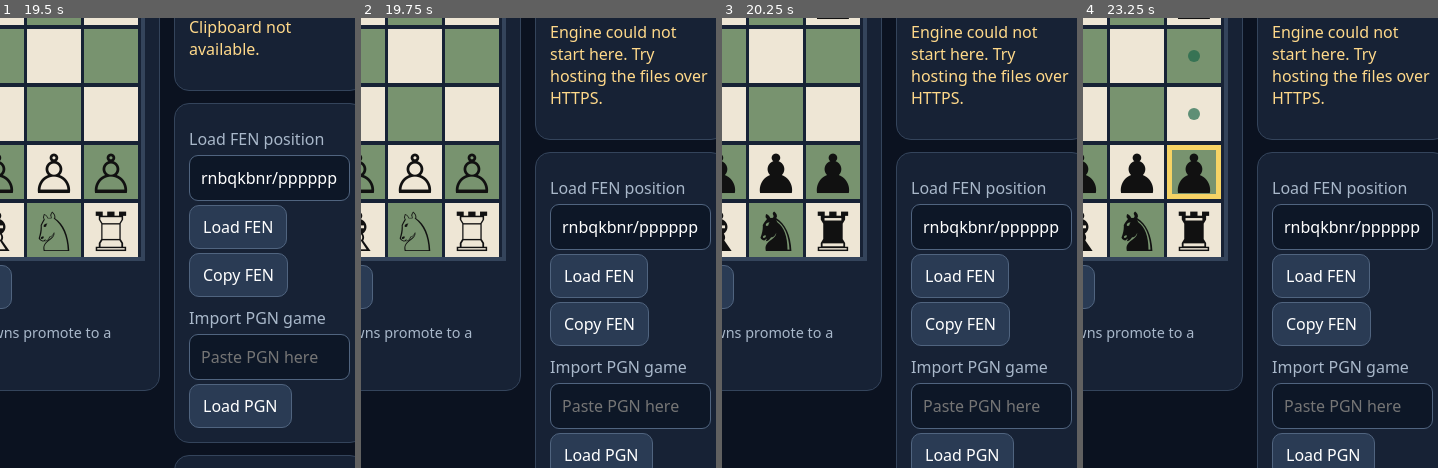
Above: before the commit, frames 1-4 (left to right).
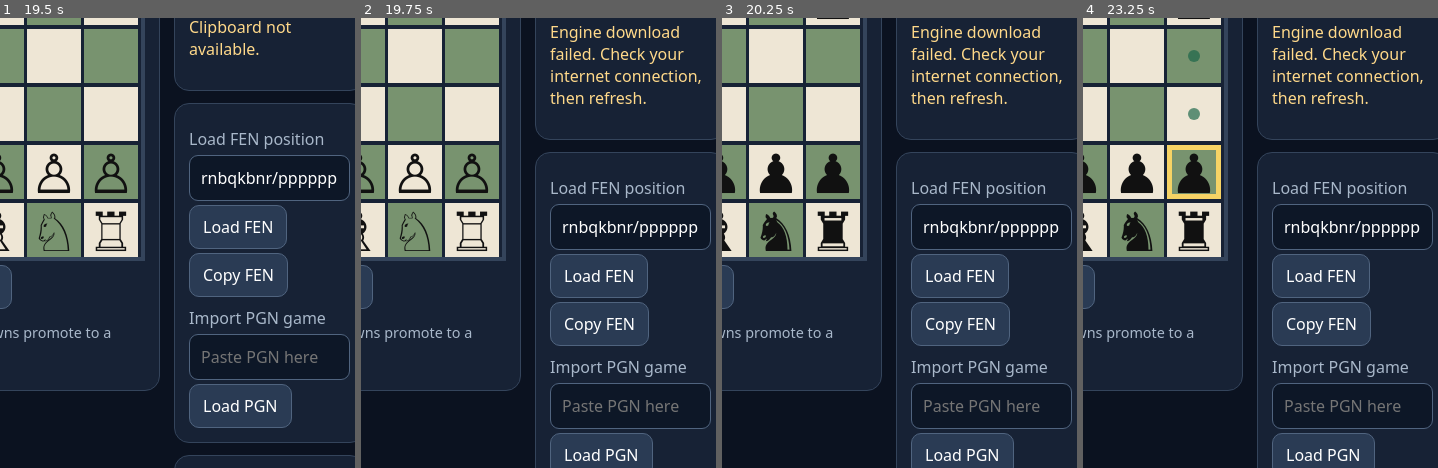
Above: after the commit, the same moments.

Repository: inewacc135-source/Chess-
Game: browser game, page index.html
Two runs of this game, one before a commit and one after it. Both use one fixed random seed, a clock stepped at 60 frames per second and the inputs below.
Inputs (mouse positions are % of the whole screen's width and height, from its top left):
- Up to frame 1 (19.5 s): click (31, 48) at 1.17 s; click (55, 48) at 1.67 s; click "♖" at 2.17 s; click "♙" at 2.67 s; click "♝" at 3.17 s; click (63, 35) at 3.67 s; click (23, 42) at 4.17 s; click (15, 29) at 4.67 s; click "♔" at 5.17 s; click "♜" at 5.67 s; click (55, 29) at 6.17 s; click (86, 53) at 6.67 s; type "r" at 6.67 s; tap Enter at 6.7 s; click (63, 42) at 7.17 s; click (47, 35) at 7.67 s; click "♖" at 8.17 s; click (55, 35) at 8.67 s; click (15, 35) at 9.17 s; click "Starting position" at 9.67 s; click (63, 48) at 10.17 s; click "♙" at 10.67 s; click (47, 48) at 11.17 s; click "♙" at 11.67 s; click (23, 29) at 12.17 s; click (7, 29) at 12.67 s; click "Copy FEN" at 13.17 s; click "♜" at 13.67 s; click "♟" at 14.17 s; click (31, 29) at 14.67 s; click "Undo" at 15.17 s; click "♙" at 15.67 s; click "♛" at 16.17 s; click "♞" at 16.67 s; click (23, 35) at 17.17 s; click "♙" at 17.67 s; click (7, 42) at 18.17 s; click "♟" at 18.67 s; click "♙" at 19.17 s
- Up to frame 2 (19.75 s): click "Analyse position" at 19.67 s
- Up to frame 3 (20.25 s): click "Flip board" at 20.17 s
- Up to frame 4 (23.25 s): click "♙" at 20.67 s; click "♖" at 21.17 s; click (15, 48) at 21.67 s; click "♙" at 22.17 s; click "♘" at 22.67 s; click "♟" at 23.17 s
The pictures show only the part of the screen within x 48-98%, y 38-88%; the shares and areas given below are measured in that part.

Frame 1 is identical in both runs. In frame 2, 1.9% of the frame differs, in the area x 53-98%, y 1-20%; in frame 3, 1.9%; in frame 4, 1.9%.

Commit message:
Add files via upload

Diff:
--- /dev/null
+++ b/engine-worker.js
@@ -0,0 +1,2 @@
+// Same-origin worker wrapper. Loads the browser-compatible Stockfish engine.
+importScripts('https://cdn.jsdelivr.net/npm/stockfish.js@10.0.2/stockfish.js');
--- a/index.html
+++ b/index.html
@@ -15,7 +15,7 @@
 $('copy').onclick=async()=>{try{await navigator.clipboard.writeText(game.fen());$('status').textContent='FEN copied.'}catch(e){$('status').textContent='Clipboard not available.'}};
 $('loadpgn').onclick=()=>{game.reset();if(game.load_pgn($('pgn').value.trim())){best=null;selected=null;$('status').textContent='PGN loaded.';draw()}else $('status').textContent='Could not read PGN.'};
 function onEngine(msg){if(msg==='uciok'){worker.postMessage('isready');return}if(msg==='readyok'){ready=true;worker.pos …(848 unchanged characters)…
-$('analyse').onclick=()=>{best=null;$('best').textContent='B …(121 unchanged characters)… ne…';try{if(!worker){worker=new Worker('https://cdn.jsdelivr.net/npm/stockfish@16.0.0/src/stockfish.js');worker.onmessage=e=>onEngine(String(e.data));worker.postMessage('uci')}else{worker.p …(202 unchanged characters)…
+$('analyse').onclick=()=>{best=null;$('best').textContent='B …(121 unchanged characters)… ne…';try{if(!worker){worker=new Worker('./engine-worker.js');worker.onmessage=e=>onEngine(String(e.data));worker.onerror=()=>{$('status').textContent='Engine download failed. Check your internet connection, then refresh.'};worker.postMessage('uci')}else{worker.p …(202 unchanged characters)…
 draw();if('serviceWorker'in navigator&&location.protocol.startsWith('http'))navigator.serviceWorker.register('./sw.js').catch(()=>{});
 })();
 </script></body></html>
Not shown, changed: README.txt
